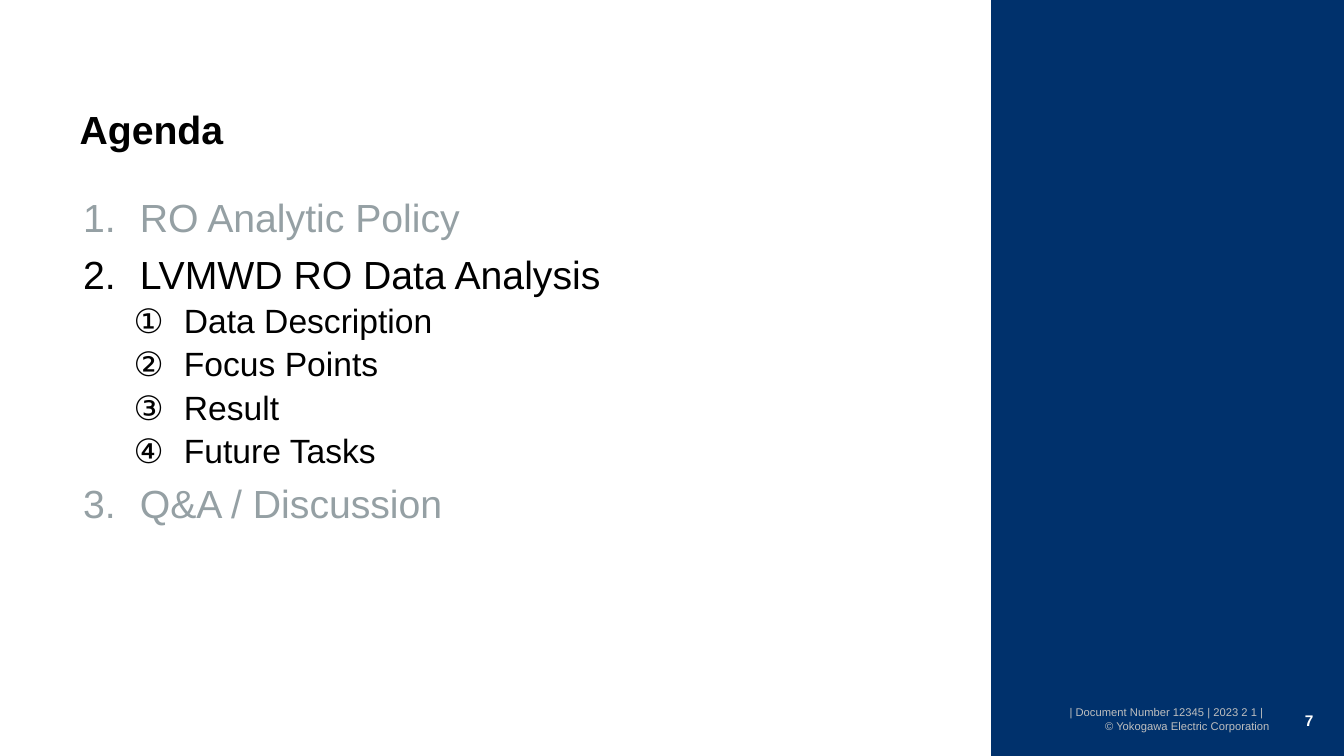
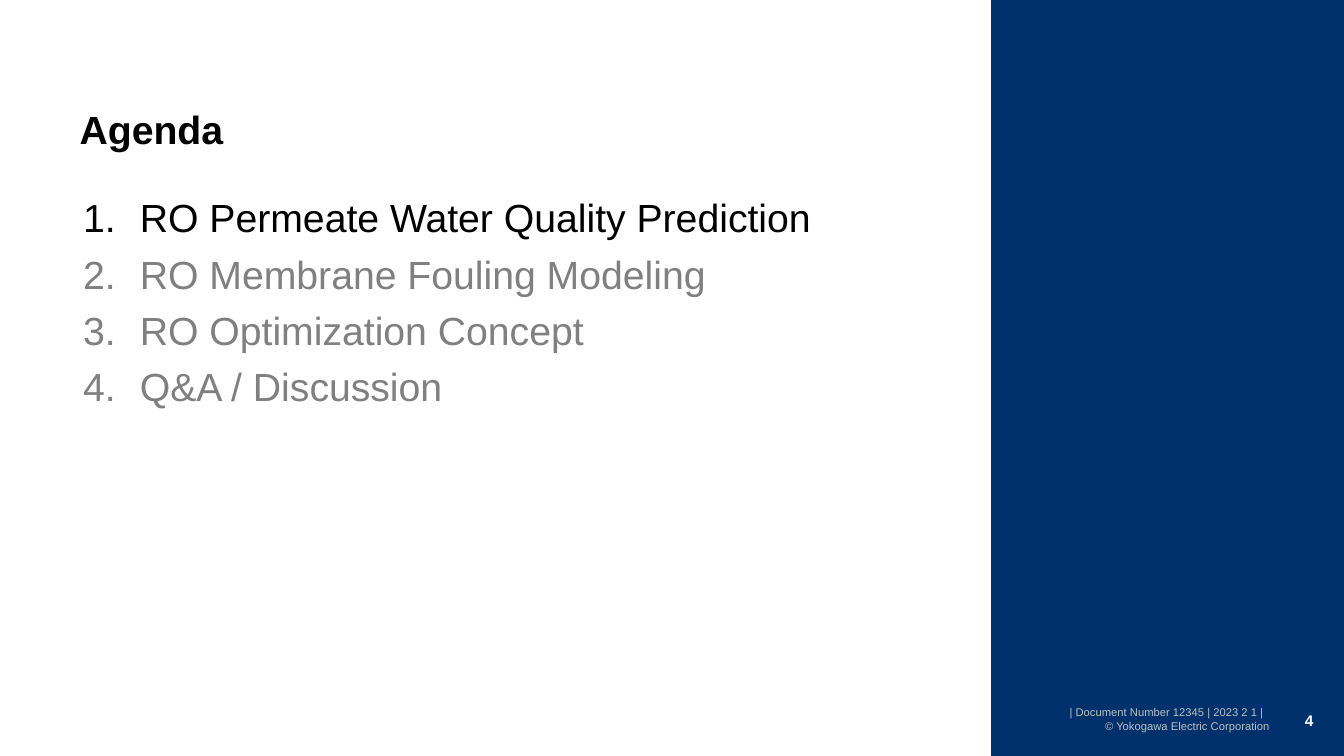
Before and after one commit to watarukumagai-git/opt, a slide deck: slide 4 of Reuse_Water/230622_NAWI RO analysis for SGDC_temp.pptx (slide 7 before the commit). Drawn at 1344x756 pixels with LibreOffice and Linux fonts; fonts in the diff are those of the drawing; background and template pictures are left out. Boxes give left, top, right and bottom in pixels: in the first picture for what was removed or moved away, otherwise in the second. Text is boxed around its words. In the diff, an @@ line names an element or a change of style, - is before the commit and + after.

```diff
--- a/Reuse_Water/230622_NAWI RO analysis for SGDC_temp.pptx
+++ b/Reuse_Water/230622_NAWI RO analysis for SGDC_temp.pptx
@@ text at box(140, 203, 811, 353): text changed; size 24 to 28 pt; text colour #000000 to #808080 @@
-1. RO Analytic Policy
-2. LVMWD RO Data Analysis
-  1. Data Description
-  2. Focus Points
-  3. Result
-  4. Future Tasks
+1. RO Permeate Water Quality Prediction
+2. RO Membrane Fouling Modeling
+3. RO Optimization Concept
@@ text at box(140, 372, 442, 409): text colour #95A0A4 to #808080 in "Q&A / Discussion" @@
@@ page number at box(1305, 715, 1314, 726): text changed @@
-7
+4
```
Also in this commit, not shown: 3 other slides changed, 22 slides added, 12 slides removed.
